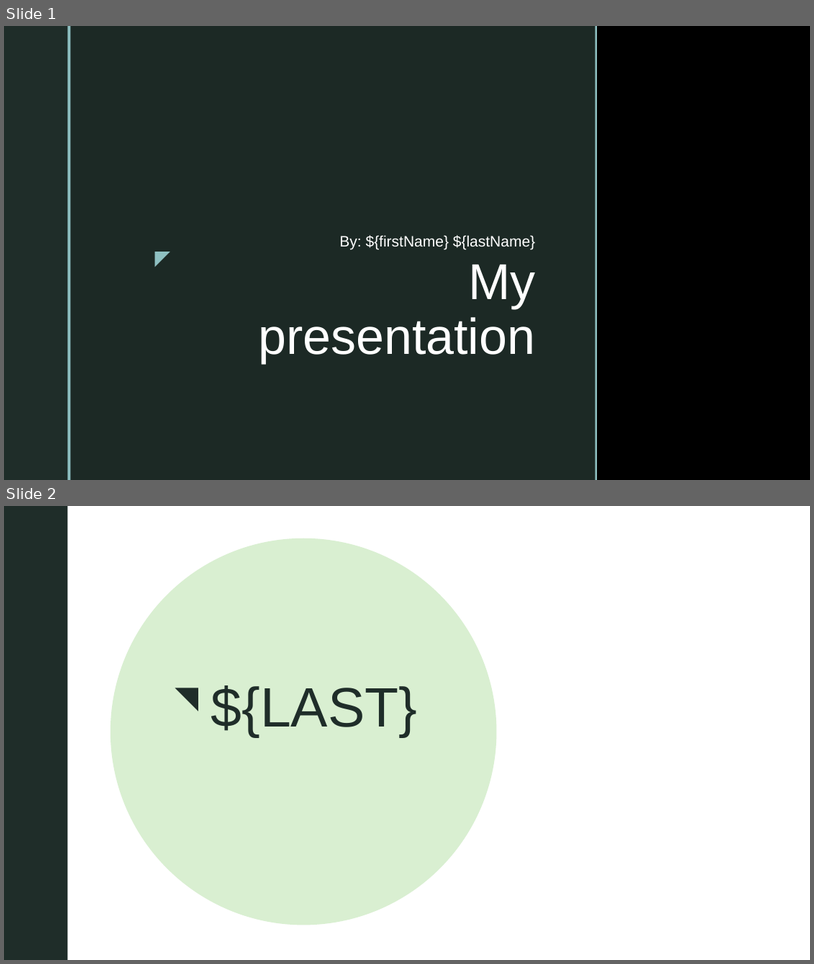
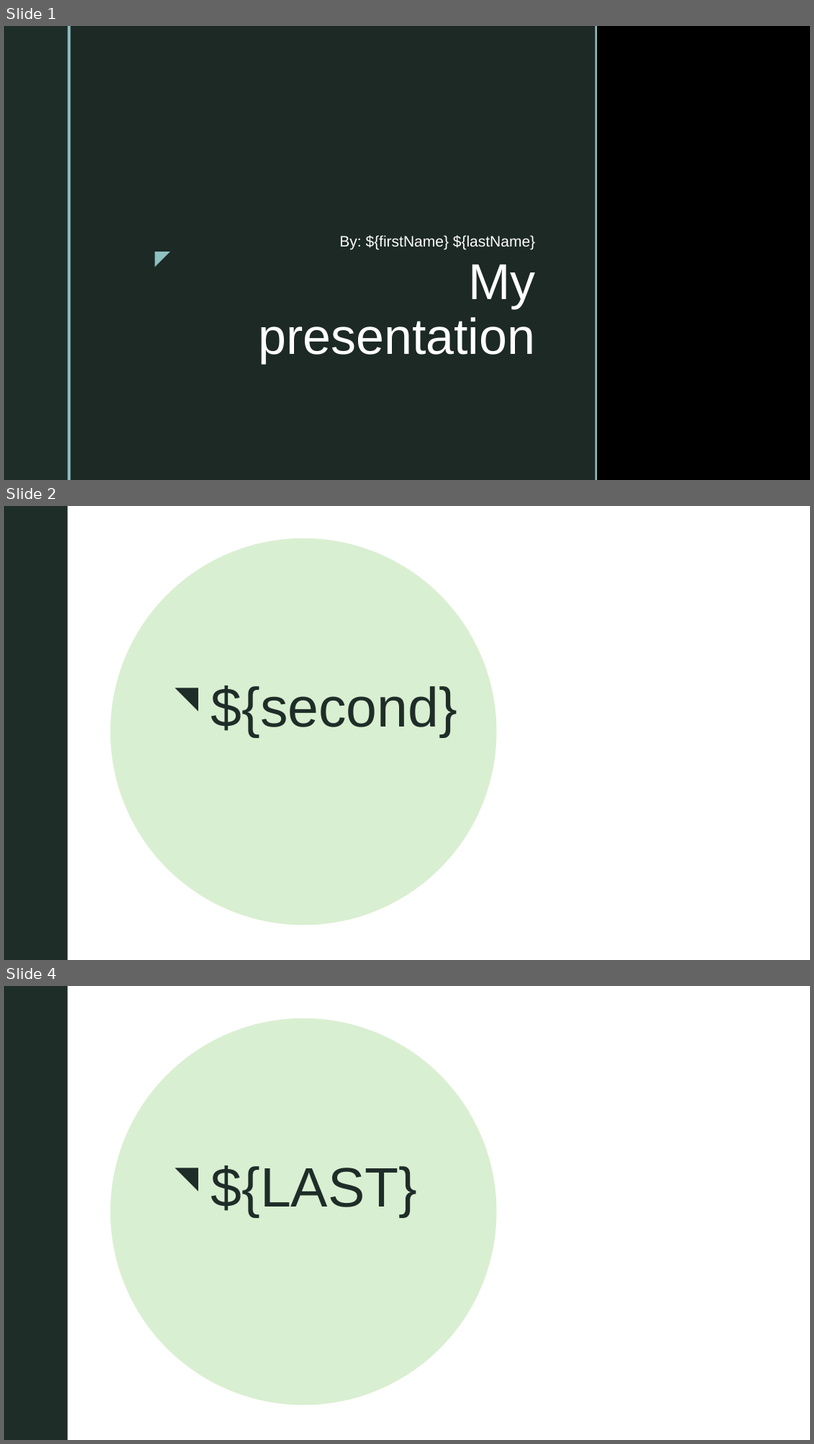
Before and after one commit to siposaron/java-spring, a slide deck: docgen/src/main/resources/pptx_template.pptx. Shown one above the other, each under a label of ours: slides 1 and 2 before the commit, slides 1, 2 and 4 after it; the slides between them are not shown. The pictures are 814x964 and 814x1444 pixels, drawn with LibreOffice and Linux fonts; fonts in the diff are those of the drawing; grey boxes stand for pictures; background and template pictures are left out. Boxes give left, top, right and bottom in pixels: in the first picture for what was removed or moved away, otherwise in the second. Text is boxed around its words. In the diff, an @@ line names an element or a change of style, - is before the commit and + after.

```diff
--- a/docgen/src/main/resources/pptx_template.pptx
+++ b/docgen/src/main/resources/pptx_template.pptx
@@ slide 2 added at [4, 506, 810, 960], background picture (left out); not listed: 2 template elements that a slide beside it also shows @@
@@ rectangle added at [4, 506, 810, 960], fill #FFFFFF @@
@@ rectangle added at [4, 506, 67, 960], fill #1F2D29 @@
@@ rectangle added at [67, 506, 70, 960], fill #8EC0C1 @@
@@ rectangle added at [70, 506, 596, 960], fill #C5FAEB at 92% opacity @@
@@ rectangle added at [596, 506, 597, 960], fill #8EC0C1 @@
@@ ellipse added at [111, 538, 497, 924], fill #D9EFD1 @@
@@ picture added at [191, 645, 810, 960] @@
@@ right triangle added at [175, 688, 199, 712], fill #1F2D29 @@
@@ title added at [211, 685, 458, 737], 66 pt, text #1F2D29 @@
+${second}
@@ what was slide 2 is now slide 4 @@
```
Also in this commit, not shown: 1 other slide added, 13 other files.
